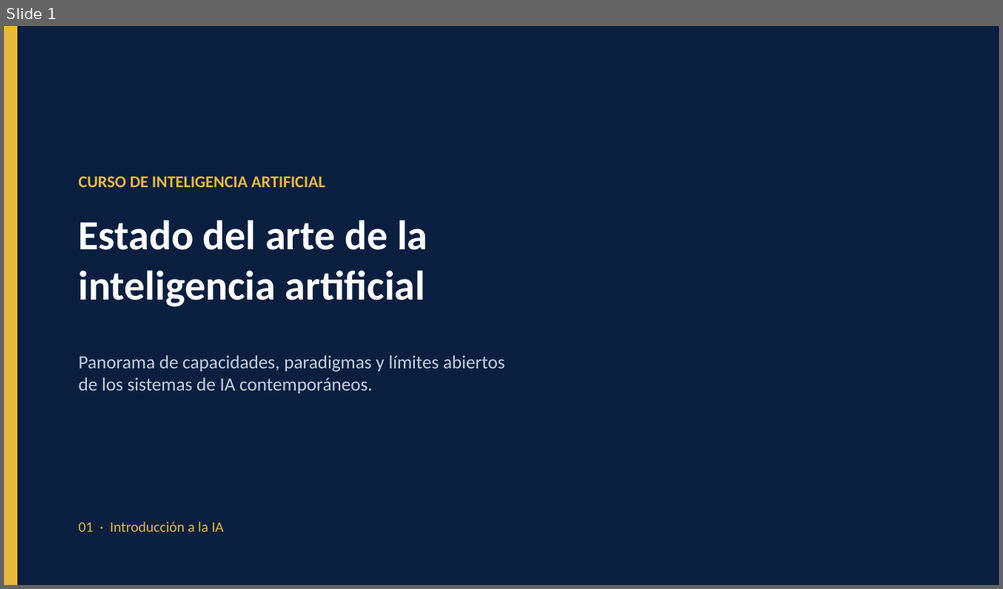
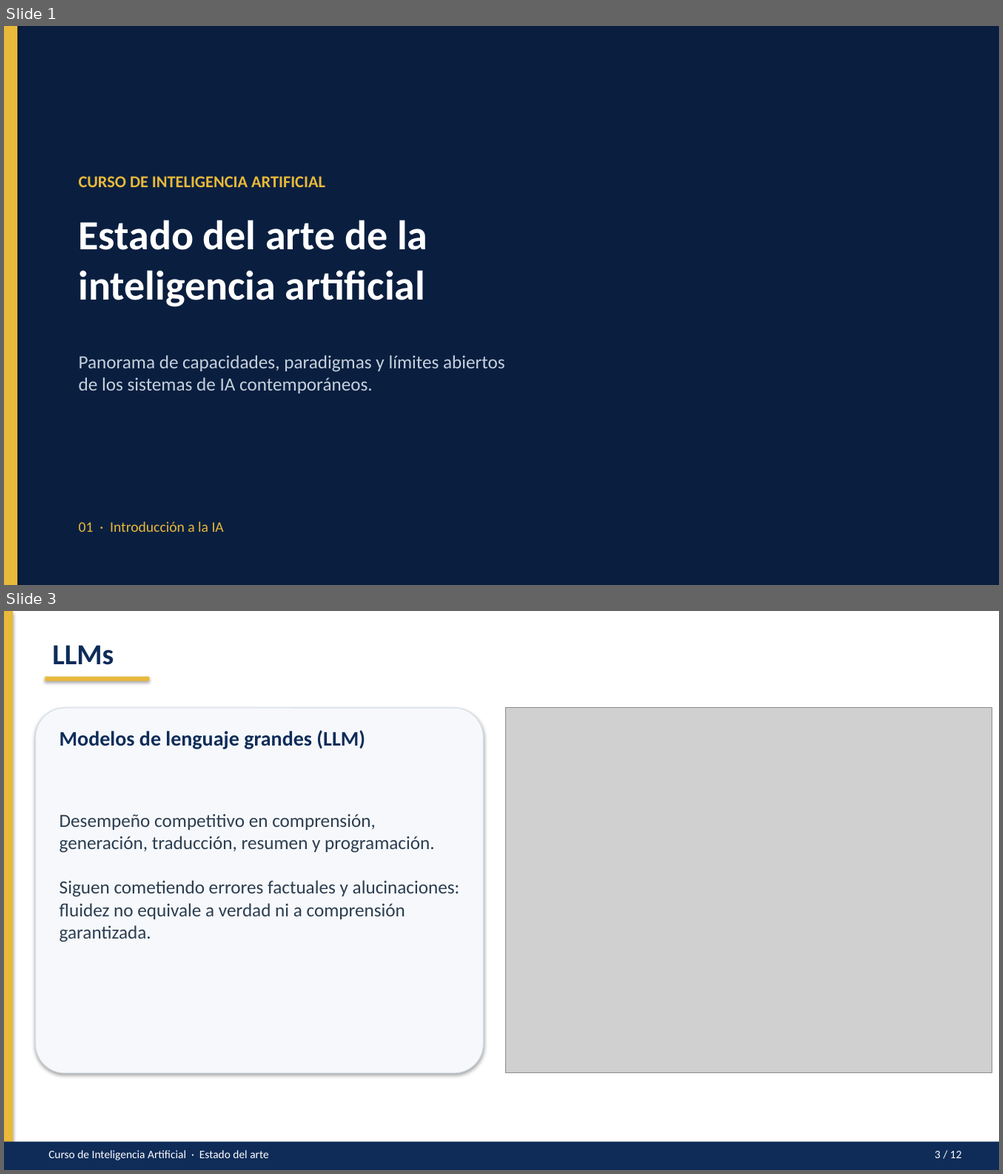
Before and after one commit to S-Shino-S/Inteligencia_Artificial-VictorUc, a slide deck: Conceptos Básicos de IA/PPTXs/estado-del-arte.pptx. Shown one above the other, each under a label of ours: slide 1 before the commit, slides 1 and 3 after it; the slides between them are not shown. The pictures are 1003x589 and 1003x1174 pixels, drawn with LibreOffice and Linux fonts; fonts in the diff are those of the drawing; grey boxes stand for pictures. Boxes give left, top, right and bottom in pixels: in the first picture for what was removed or moved away, otherwise in the second. Text is boxed around its words. In the diff, an @@ line names an element or a change of style, - is before the commit and + after.

```diff
--- a/Conceptos Básicos de IA/PPTXs/estado-del-arte.pptx
+++ b/Conceptos Básicos de IA/PPTXs/estado-del-arte.pptx
@@ slide 3 added at (4, 611, 999, 1170), background #FFFFFF @@
@@ rectangle added at (4, 611, 999, 1170), fill #FFFFFF @@
@@ rectangle added at (4, 611, 13, 1170), fill #E8B93A @@
@@ text added at (52, 645, 114, 665), 28 pt, text #0F2C59, bold @@
+LLMs
@@ rectangle added at (45, 677, 150, 681), fill #E8B93A @@
@@ rounded rectangle added at (35, 708, 483, 1073), fill #F6F8FB, outline #D5DEE8 0.75 pt @@
@@ picture added at (506, 708, 992, 1073) @@
@@ text added at (60, 730, 365, 749), 20 pt, text #0F2C59, bold @@
+Modelos de lenguaje grandes (LLM)
@@ text added at (60, 814, 460, 943), 18 pt, text #2C3E50 @@
+Desempeño competitivo en comprensión, generación, traducción, resumen y programación.
+Siguen cometiendo errores factuales y alucinaciones: fluidez no equivale a verdad ni a comprensión garantizada.
@@ rectangle added at (4, 1142, 999, 1170), fill #0F2C59 @@
@@ text added at (48, 1150, 268, 1161), 11 pt, text #FFFFFF @@
+Curso de Inteligencia Artificial · Estado del arte
@@ text added at (934, 1151, 962, 1159), 11 pt, text #FFFFFF @@
+3 / 12
```
Also in this commit, not shown: 7 slides changed, 1 other slide added, 2 slides removed, 1 other file.
